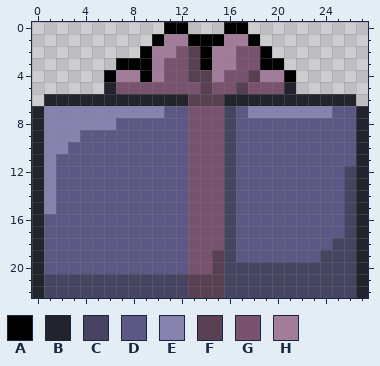
A pixel-art sprite gets an edit: sprites/images/spr_box_4_0.png. Above, as it was before the edit.
The file is 28x23 pixels. Colours within 5 levels of each other are drawn and written as one.
Palette (. is transparent): A #000000  B #23232d  C #464461  D #5c5886  E #8683b1  F #583f52  G #78526f  H #a37c99
Pixels before, first column x 0:
 0 ...........AA...AA..........
 1 ..........AHHAAAHHA.........
 2 .........AHHGFAHHGGA........
 3 .......AAAHGGFAHHGGAA.......
 4 ......AHHAHGGFFHGGFHHA......
 5 ......BGGGGGGGFGGFGGGB......
 6 .BBBBBBBBBBBBFFFBBBBBBBBBBB.
 7 BEEEEEEEEEEDDGGGCDEEEEEEEDDB
 8 BEEEEEEDDDDDDGGGCDDDDDDDDDDB
 9 BEEEDDDDDDDDDGGGCDDDDDDDDDDB
10 BEEDDDDDDDDDDGGGCDDDDDDDDDDB
11 BEDDDDDDDDDDDGGGCDDDDDDDDDDB
12 BEDDDDDDDDDDDGGGCDDDDDDDDDCB
13 BEDDDDDDDDDDDGGGCDDDDDDDDDCB
14 BEDDDDDDDDDDDGGGCDDDDDDDDDCB
15 BEDDDDDDDDDDDGGGCDDDDDDDDDCB
16 BDDDDDDDDDDDDGGGCDDDDDDDDDCB
17 BDDDDDDDDDDDDGGGCDDDDDDDDDCB
18 BDDDDDDDDDDDDGGGCDDDDDDDDCCB
19 BDDDDDDDDDDDDGGFCDDDDDDDCCCB
20 BDDDDDDDDDDDDGGFCCCCCCCCCCCB
21 BCCCCCCCCCCCCFFFCCCCCCCCCCCB
22 BCCCCCCCCCCCCFFFCCCCCCCCCCCB
After:
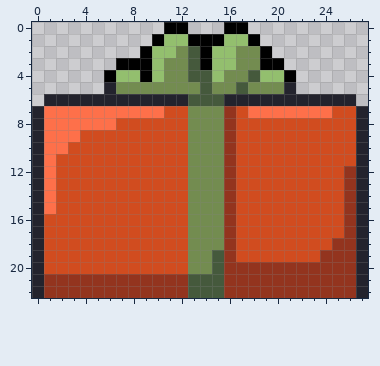
The exact change:
colour C: #464461 -> #93341e
colour D: #5c5886 -> #d14c1f
colour E: #8683b1 -> #fe704a
colour F: #583f52 -> #45593c
colour G: #78526f -> #738c50
colour H: #a37c99 -> #93bf6e
